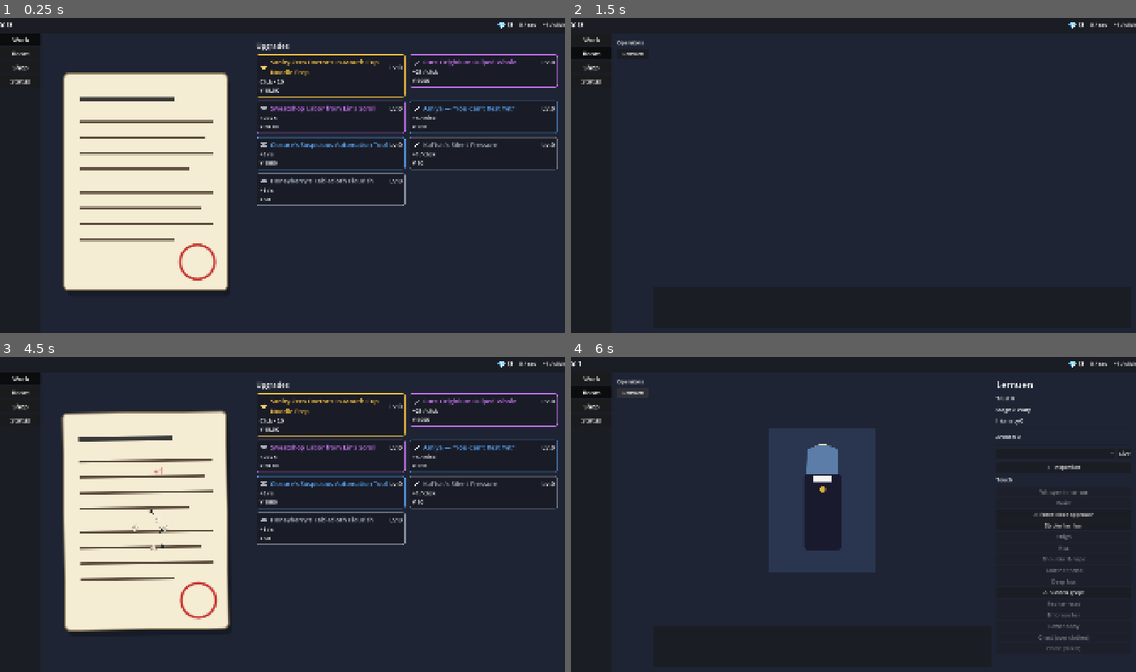
Above: before the commit, frames 1-4 (two rows, left to right).
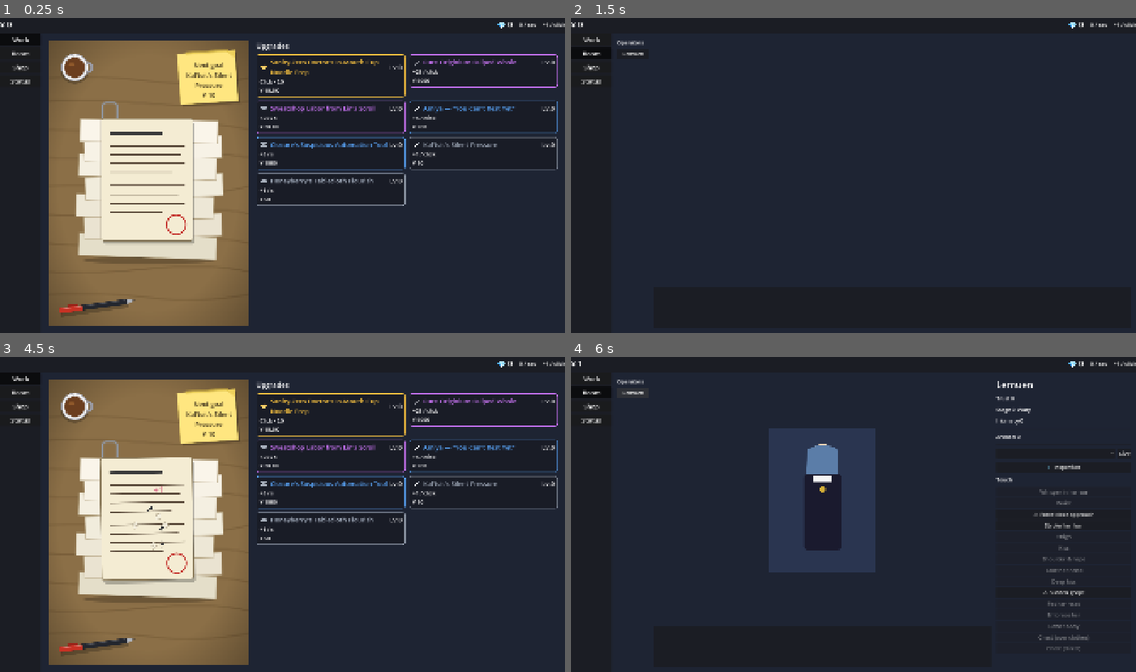
Above: after the commit, the same moments.

Repository: bakamarudasi/clickergame_demo
Game: Godot game, scene res://scenes/main.tscn
Same seed, same stepped clock (60 frames per second), same inputs: the game is played once before the commit and once after it.
Inputs (mouse positions are in pixels of both pictures, inside the frame that each line leads up to; where the layout moved, square brackets give the same spot in the first picture):
- Up to frame 1 (0.25 s): no input
- Up to frame 2 (1.5 s): click "Work" at 0.5 s; click "Room" at 1.25 s
- Up to frame 3 (4.5 s): click "Shop" at 2 s; click "Status" at 2.75 s; click "Work" at 3.5 s; click (146, 520) [146, 523] at 4.25 s
- Up to frame 4 (6 s): click "Room" at 5 s; click "Lemuen" at 5.75 s

The runs differ from the first frame. In frame 1, 24% of the frame differs, in the area x 8-44%, y 7-98%; in frame 2, nothing differs; in frame 3, 24%; in frame 4, nothing differs.

Commit message:
Turn Work tab click area into a desk-top scene
- Author 5 new SVGs (desk wood surface w/ vignette, top-down coffee mug
  with steam, yellow sticky note rotated -4deg, diagonal red+black pen,
  stack of papers w/ paper clip) and matching .import files
- LeftCol switches from a VBox-with-stretched-button to a Control with
  anchored children: desk surface fills the column, the paper stack
  sits centered behind the (still clickable) paperwork document, and
  decorations are pinned to the corners (mug top-left, sticky note
  top-right, pen bottom-left)
- The sticky note now hosts a dynamic Label showing the cheapest
  non-MAX upgrade as the player's next goal (heading + name + cost).
  Refreshed on every currency_changed; says "All maxed!" when no
  target remains
- New translation keys: WORK_STICKY_HEADING, WORK_STICKY_ALL_MAX

Diff:
--- /dev/null
+++ b/assets/ui/desk_surface.svg
@@ -0,0 +1,22 @@
+<svg xmlns="http://www.w3.org/2000/svg" viewBox="0 0 200 200" preserveAspectRatio="none">
+  <rect width="200" height="200" fill="#8B6F47"/>
+  <g stroke="#6B5230" stroke-width="0.8" opacity="0.55" fill="none">
+    <path d="M0 26 Q50 24 100 28 T200 26"/>
+    <path d="M0 62 Q50 65 100 60 T200 62"/>
+    <path d="M0 102 Q50 100 100 105 T200 102"/>
+    <path d="M0 142 Q50 145 100 140 T200 142"/>
+    <path d="M0 178 Q50 176 100 180 T200 178"/>
+  </g>
+  <g stroke="#5A4326" stroke-width="0.5" opacity="0.65" fill="none">
+    <path d="M0 42 Q40 40 100 44 T200 42"/>
+    <path d="M0 82 Q40 84 100 80 T200 82"/>
+    <path d="M0 122 Q60 124 120 120 T200 122"/>
+    <path d="M0 162 Q40 164 100 160 T200 162"/>
+  </g>
+  <!-- Subtle vignette in corners for depth -->
+  <radialGradient id="vg" cx="50%" cy="50%" r="75%">
+    <stop offset="60%" stop-color="#000" stop-opacity="0"/>
+    <stop offset="100%" stop-color="#000" stop-opacity="0.35"/>
+  </radialGradient>
+  <rect width="200" height="200" fill="url(#vg)"/>
+</svg>
--- /dev/null
+++ b/assets/ui/mug.svg
@@ -0,0 +1,20 @@
+<svg xmlns="http://www.w3.org/2000/svg" viewBox="0 0 100 100">
+  <!-- Drop shadow under mug -->
+  <ellipse cx="50" cy="58" rx="36" ry="34" fill="#000" opacity="0.22"/>
+  <!-- Outer body (top-down) -->
+  <circle cx="50" cy="50" r="34" fill="#F2F2F4" stroke="#9A9AA2" stroke-width="2"/>
+  <!-- Handle -->
+  <path d="M82 38 Q94 40 94 50 Q94 60 82 62" stroke="#9A9AA2" stroke-width="7" fill="none" stroke-linecap="round"/>
+  <!-- Inner rim shadow -->
+  <circle cx="50" cy="50" r="28" fill="none" stroke="#000" stroke-width="1.5" opacity="0.18"/>
+  <!-- Coffee surface -->
+  <circle cx="50" cy="50" r="26" fill="#6B3E1F"/>
+  <!-- Coffee highlight -->
+  <ellipse cx="42" cy="42" rx="9" ry="3.4" fill="#A06530" opacity="0.7"/>
+  <!-- Steam swirls -->
+  <g stroke="#FFFFFF" stroke-width="1.8" fill="none" opacity="0.65" stroke-linecap="round">
+    <path d="M36 30 Q33 22 38 16"/>
+    <path d="M50 26 Q53 18 48 10"/>
+    <path d="M64 30 Q67 22 62 16"/>
+  </g>
+</svg>
--- /dev/null
+++ b/assets/ui/paper_stack.svg
@@ -0,0 +1,17 @@
+<svg xmlns="http://www.w3.org/2000/svg" viewBox="0 0 240 260">
+  <!-- Floor shadow -->
+  <ellipse cx="120" cy="246" rx="100" ry="6" fill="#000" opacity="0.22"/>
+  <!-- Stack: bottom-most to upper, slightly offset and rotated for messy look -->
+  <g>
+    <rect x="14" y="208" width="208" height="34" fill="#E4DEC9" stroke="#A89570" stroke-width="0.8" transform="rotate(2 120 225)"/>
+    <rect x="22" y="178" width="208" height="34" fill="#EAE3D1" stroke="#A89570" stroke-width="0.8" transform="rotate(-1.6 120 195)"/>
+    <rect x="10" y="148" width="208" height="34" fill="#EDE7D6" stroke="#A89570" stroke-width="0.8" transform="rotate(1.2 120 165)"/>
+    <rect x="24" y="118" width="208" height="34" fill="#F1ECDC" stroke="#A89570" stroke-width="0.8" transform="rotate(-2 120 135)"/>
+    <rect x="14" y="88" width="208" height="34" fill="#F4EFE1" stroke="#A89570" stroke-width="0.8" transform="rotate(1.6 120 105)"/>
+    <rect x="22" y="60" width="208" height="34" fill="#F7F2E6" stroke="#A89570" stroke-width="0.8" transform="rotate(-1.2 120 77)"/>
+    <rect x="16" y="34" width="208" height="34" fill="#FAF5EA" stroke="#A89570" stroke-width="0.8" transform="rotate(0.8 120 51)"/>
+    <!-- Paper clip on top sheet -->
+    <path d="M50 32 L50 14 Q50 8 56 8 L66 8 Q72 8 72 14 L72 30 Q72 34 68 34 L60 34"
+          stroke="#9098A4" stroke-width="2.5" fill="none" stroke-linecap="round"/>
+  </g>
+</svg>
--- /dev/null
+++ b/assets/ui/pen.svg
@@ -0,0 +1,20 @@
+<svg xmlns="http://www.w3.org/2000/svg" viewBox="0 0 240 80">
+  <g transform="rotate(-8 120 40)">
+    <!-- Shadow -->
+    <rect x="12" y="48" width="200" height="14" rx="4" fill="#000" opacity="0.22"/>
+    <!-- Pen body (black) -->
+    <rect x="10" y="35" width="200" height="16" rx="5" fill="#23262E"/>
+    <!-- Red cap -->
+    <rect x="10" y="35" width="70" height="16" rx="5" fill="#C73224"/>
+    <!-- Cap-body seam -->
+    <rect x="78" y="34" width="2.5" height="18" fill="#15171C"/>
+    <!-- Metal tip -->
+    <polygon points="210,35 232,43 210,51" fill="#B0B4BC"/>
+    <polygon points="226,41 236,43 226,45" fill="#23262E"/>
+    <!-- Body highlights -->
+    <rect x="14" y="37.5" width="64" height="2.4" fill="#FFFFFF" opacity="0.35"/>
+    <rect x="82" y="37.5" width="124" height="2.4" fill="#FFFFFF" opacity="0.2"/>
+    <!-- Clip on cap -->
+    <rect x="34" y="29" width="32" height="6" rx="2" fill="#9A2218"/>
+  </g>
+</svg>
--- /dev/null
+++ b/assets/ui/sticky_note.svg
@@ -0,0 +1,12 @@
+<svg xmlns="http://www.w3.org/2000/svg" viewBox="0 0 120 110">
+  <g transform="rotate(-4 60 55)">
+    <!-- Drop shadow -->
+    <rect x="9" y="10" width="104" height="92" fill="#000" opacity="0.22"/>
+    <!-- Note body -->
+    <rect x="6" y="6" width="104" height="92" fill="#FFE680" stroke="#D4B850" stroke-width="0.6"/>
+    <!-- Folded corner -->
+    <path d="M110 6 L110 22 L94 6 Z" fill="#E0C040" opacity="0.55"/>
+    <!-- Adhesive strip at top -->
+    <rect x="22" y="3" width="76" height="6" fill="#E0C040" opacity="0.5"/>
+  </g>
+</svg>
--- a/scenes/ui/work_tab.tscn
+++ b/scenes/ui/work_tab.tscn
@@ -1,7 +1,12 @@
-[gd_scene load_steps=3 format=3 uid="uid://clickergameworktab0"]
+[gd_scene load_steps=8 format=3 uid="uid://clickergameworktab0"]
 
 [ext_resource type="Script" path="res://scripts/ui/work_tab.gd" id="1"]
 [ext_resource type="Texture2D" uid="uid://paperworkasset0" path="res://assets/paperwork.svg" id="2_paper"]
+[ext_resource type="Texture2D" uid="uid://uigamedesksurface0" path="res://assets/ui/desk_surface.svg" id="3_desk"]
+[ext_resource type="Texture2D" uid="uid://uigamepaperstack0" path="res://assets/ui/paper_stack.svg" id="4_stack"]
+[ext_resource type="Texture2D" uid="uid://uigamemug0" path="res://assets/ui/mug.svg" id="5_mug"]
+[ext_resource type="Texture2D" uid="uid://uigamestickynote0" path="res://assets/ui/sticky_note.svg" id="6_sticky"]
+[ext_resource type="Texture2D" uid="uid://uigamepen0" path="res://assets/ui/pen.svg" id="7_pen"]
 
 [node name="WorkTab" type="Control"]
 anchors_preset = 15
@@ -23,18 +28,129 @@
 offset_bottom = -24.0
 theme_override_constants/separation = 24
 
-[node name="LeftCol" type="VBoxContainer" parent="HBox"]
+[node name="LeftCol" type="Control" parent="HBox"]
 layout_mode = 2
 size_flags_horizontal = 3
 size_flags_stretch_ratio = 4.0
-theme_override_constants/separation = 16
+mouse_filter = 1
+
+[node name="DeskBG" type="TextureRect" parent="HBox/LeftCol"]
+layout_mode = 1
+anchors_preset = 15
+anchor_right = 1.0
+anchor_bottom = 1.0
+grow_horizontal = 2
+grow_vertical = 2
+mouse_filter = 2
+texture = ExtResource("3_desk")
+expand_mode = 1
+stretch_mode = 0
+
+[node name="PaperStack" type="TextureRect" parent="HBox/LeftCol"]
+layout_mode = 1
+anchors_preset = 8
+anchor_left = 0.5
+anchor_top = 0.5
+anchor_right = 0.5
+anchor_bottom = 0.5
+offset_left = -270.0
+offset_top = -295.0
+offset_right = 270.0
+offset_bottom = 295.0
+grow_horizontal = 2
+grow_vertical = 2
+mouse_filter = 2
+texture = ExtResource("4_stack")
+expand_mode = 1
+stretch_mode = 5
 
 [node name="DocumentButton" type="TextureButton" parent="HBox/LeftCol"]
 unique_name_in_owner = true
-layout_mode = 2
-size_flags_vertical = 3
+layout_mode = 1
+anchors_preset = 8
+anchor_left = 0.5
+anchor_top = 0.5
+anchor_right = 0.5
+anchor_bottom = 0.5
+offset_left = -215.0
+offset_top = -250.0
+offset_right = 215.0
+offset_bottom = 230.0
+grow_horizontal = 2
+grow_vertical = 2
 texture_normal = ExtResource("2_paper")
 ignore_texture_size = true
+stretch_mode = 5
+
+[node name="Mug" type="TextureRect" parent="HBox/LeftCol"]
+layout_mode = 1
+anchors_preset = 0
+offset_left = 24.0
+offset_top = 24.0
+offset_right = 156.0
+offset_bottom = 156.0
+mouse_filter = 2
+texture = ExtResource("5_mug")
+expand_mode = 1
+stretch_mode = 5
+
+[node name="StickyNote" type="Control" parent="HBox/LeftCol"]
+layout_mode = 1
+anchors_preset = 1
+anchor_left = 1.0
+anchor_right = 1.0
+offset_left = -250.0
+offset_top = 24.0
+offset_right = -24.0
+offset_bottom = 234.0
+grow_horizontal = 0
+mouse_filter = 2
+
+[node name="StickyBG" type="TextureRect" parent="HBox/LeftCol/StickyNote"]
+layout_mode = 1
+anchors_preset = 15
+anchor_right = 1.0
+anchor_bottom = 1.0
+grow_horizontal = 2
+grow_vertical = 2
+mouse_filter = 2
+texture = ExtResource("6_sticky")
+expand_mode = 1
+stretch_mode = 5
+
+[node name="StickyTargetLabel" type="Label" parent="HBox/LeftCol/StickyNote"]
+unique_name_in_owner = true
+layout_mode = 1
+anchors_preset = 15
+anchor_right = 1.0
+anchor_bottom = 1.0
+offset_left = 20.0
+offset_top = 28.0
+offset_right = -20.0
+offset_bottom = -20.0
+grow_horizontal = 2
+grow_vertical = 2
+mouse_filter = 2
+modulate = Color(0.22, 0.18, 0.1, 1)
+theme_type_variation = &"SubtitleLabel"
+horizontal_alignment = 1
+vertical_alignment = 1
+autowrap_mode = 3
+text = ""
+
+[node name="Pen" type="TextureRect" parent="HBox/LeftCol"]
+layout_mode = 1
+anchors_preset = 2
+anchor_top = 1.0
+anchor_bottom = 1.0
+offset_left = 24.0
+offset_top = -120.0
+offset_right = 304.0
+offset_bottom = -24.0
+grow_vertical = 0
+mouse_filter = 2
+texture = ExtResource("7_pen")
+expand_mode = 1
 stretch_mode = 5
 
 [node name="RightCol" type="VBoxContainer" parent="HBox"]
--- a/scripts/ui/work_tab.gd
+++ b/scripts/ui/work_tab.gd
@@ -23,6 +23,7 @@
 
 @onready var document_button: TextureButton = %DocumentButton
 @onready var upgrade_grid: GridContainer = %UpgradeGrid
+@onready var sticky_target_label: Label = %StickyTargetLabel
 
 var _click_tween: Tween
 
@@ -441,6 +442,33 @@
 func _refresh_all_cards(_v: int = 0) -> void:
 	for id in _cards.keys():
 		_refresh_card(id)
+	_refresh_sticky_target()
+
+
+func _refresh_sticky_target() -> void:
+	# 「次の目標」付箋：未MAX強化の中で最も安いものを指す。
+	var min_cost := -1
+	var target_id: StringName = &""
+	for id in DataRegistry.upgrades:
+		var u := DataRegistry.get_upgrade(id)
+		if u == null:
+			continue
+		var lv := GameState.get_upgrade_level(id)
+		if u.max_level > 0 and lv >= u.max_level:
+			continue
+		var c := EconomyService.current_cost(id)
+		if min_cost < 0 or c < min_cost:
+			min_cost = c
+			target_id = id
+	if target_id == &"":
+		sticky_target_label.text = tr("WORK_STICKY_ALL_MAX")
+		return
+	var u := DataRegistry.get_upgrade(target_id)
+	sticky_target_label.text = "%s\n%s\n¥ %s" % [
+		tr("WORK_STICKY_HEADING"),
+		tr(u.display_name),
+		FormatUtils.short(min_cost),
+	]
 
 
 func _refresh_card(id: StringName) -> void:
--- a/translations/strings.csv
+++ b/translations/strings.csv
@@ -31,6 +31,8 @@
 WORK_UPGRADE_RARITY_RARE,レア,Rare,稀有
 WORK_UPGRADE_RARITY_EPIC,エピック,Epic,史诗
 WORK_UPGRADE_RARITY_LEGENDARY,レジェンダリー,Legendary,传说
+WORK_STICKY_HEADING,次の目標,Next goal,下个目标
+WORK_STICKY_ALL_MAX,全 MAX 達成！,All maxed!,全部满级！
 UPGRADE_CLICK_PLUS_ONE_NAME,ケルシーの無言の圧力,Kal'tsit's Silent Pressure,凯尔希的无言压力
 UPGRADE_CLICK_PLUS_ONE_DESC,「……。」背後に立つ彼女の冷ややかな視線を感じるだけで、ペンの走りが少しだけ速くなる。背筋は凍る。,"""…"" Just feeling her icy gaze from behind speeds up your pen a little. Your spine, on the other hand, freezes.",“……。”仅仅感受到站在身后的她那冰冷的视线，笔尖的速度便会稍稍加快。而脊背则瞬间冻住。
 UPGRADE_PAPERWORK_DOUBLE_CHECK_NAME,アーミヤの「まだ休んじゃダメですよ」,"Amiya — ""You Can't Rest Yet""",阿米娅的“现在还不能休息哦”
Not shown, added: assets/ui/desk_surface.svg.import
Not shown, added: assets/ui/mug.svg.import
Not shown, added: assets/ui/paper_stack.svg.import
Not shown, added: assets/ui/pen.svg.import
Not shown, added: assets/ui/sticky_note.svg.import
